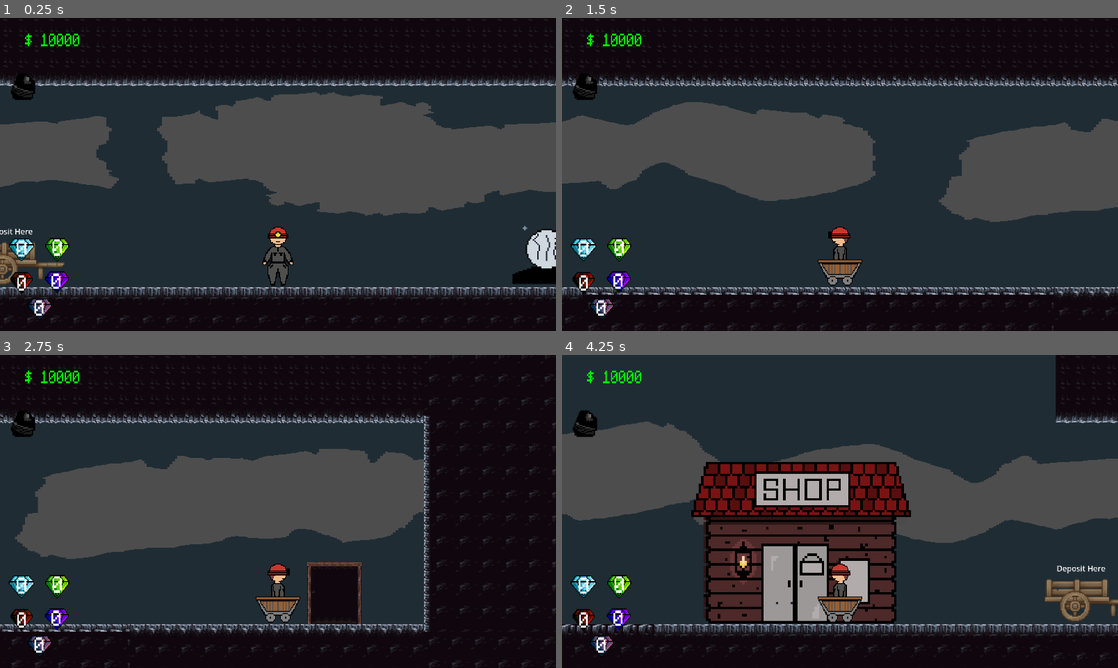
Above: before the commit, frames 1-4 (two rows, left to right).
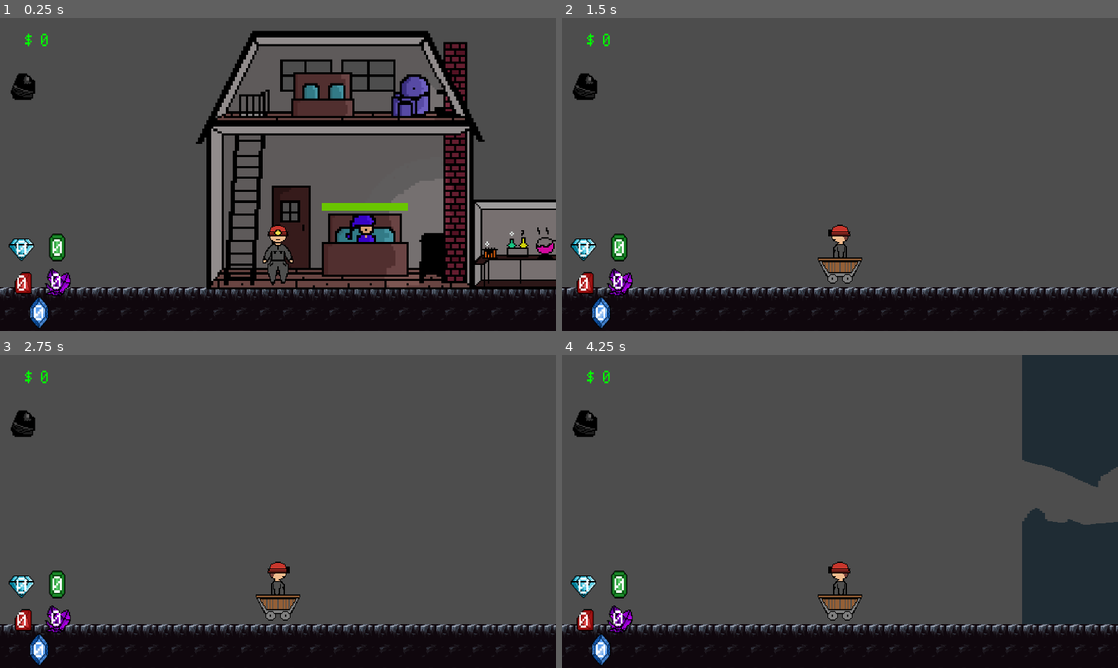
Above: after the commit, the same moments.

Repository: Jrees98/Pirate_Jam_15
Game: Godot game, scene res://Scenes/main.tscn
Same seed, same stepped clock (60 frames per second), same inputs: the game is played once before the commit and once after it. The project has no main scene, so this scene is started directly.
Inputs (mouse positions are in pixels of both pictures, inside the frame that each line leads up to):
- Up to frame 1 (0.25 s): no input
- Up to frame 2 (1.5 s): move the mouse to (1106, 255) at 0.52 s; hold D (move_right) 0.53-1.28 s; hold M (minecart) 0.53-1.28 s; move the mouse to (728, 190) at 1.27 s; hold A (move_left) from 1.28 s (still down); tap E (interact) at 1.35 s
- Up to frame 3 (2.75 s): tap M (minecart) at 1.55 s; move the mouse to (333, 442) at 2.02 s; release A (move_left) at 2.03 s; hold D (move_right) from 2.03 s (still down); hold M (minecart) from 2.03 s (still down)
- Up to frame 4 (4.25 s): move the mouse to (812, 574) at 2.77 s; release M (minecart) at 2.78 s; tap M (minecart) at 2.85, 3.8 s; move the mouse to (1006, 558) at 3.52 s; release D (move_right) at 3.53 s; hold A (move_left) from 3.53 s (still down); hold E (interact) from 3.53 s (still down)

The runs differ from the first frame. In frame 1, 69% of the frame differs, in the area x 0-100%, y 0-100%; in frame 2, 66%; in frame 3, 68%; in frame 4, 65%.
Error before the commit: Attempt to call function 'show' in base 'null instance' on a null instance. (res://Scripts/mining_node.gd:25)

Commit message:
add gem sprites, dads health bar

Diff:
--- a/Global.gd
+++ b/Global.gd
@@ -18,13 +18,13 @@
 var mine_time : float
 # Called when the node enters the scene tree for the first time.
 func _ready():
-	blue_gem_chance = 5
+	blue_gem_chance = 20
 	coal_chance = 1
 
 	gem_price = 5
 	coal_price = 2
 
-	total_coins = 10000
+	total_coins = 0
 
 	personal_inventory_size = 0
 	move_speed = 300
--- /dev/null
+++ b/Scenes/alchemist.gd
@@ -0,0 +1,5 @@
+extends Area2D
+
+
+func _on_body_entered(body):
+	print("hello")
--- a/Scenes/alchemist.tscn
+++ b/Scenes/alchemist.tscn
@@ -1,15 +1,85 @@
-[gd_scene load_steps=3 format=3 uid="uid://cn65df43la0dm"]
+[gd_scene load_steps=12 format=3 uid="uid://cn65df43la0dm"]
 
-[ext_resource type="Texture2D" uid="uid://de0s675bspt0m" path="res://Assets/Untitled 13.png" id="1_4rokn"]
+[ext_resource type="Texture2D" uid="uid://daff0g277dbso" path="res://Assets/Untitled 22.png" id="1_17htp"]
+[ext_resource type="Script" path="res://Scenes/alchemist.gd" id="1_b7g03"]
+[ext_resource type="Texture2D" uid="uid://dpwqtlwwx40im" path="res://Assets/UI_Flat_Frame_02_Standard.png" id="2_ytyaj"]
 
-[sub_resource type="CapsuleShape2D" id="CapsuleShape2D_ckxys"]
-height = 60.0
+[sub_resource type="AtlasTexture" id="AtlasTexture_1qv2i"]
+atlas = ExtResource("1_17htp")
+region = Rect2(0, 0, 160, 144)
+
+[sub_resource type="AtlasTexture" id="AtlasTexture_72qi6"]
+atlas = ExtResource("1_17htp")
+region = Rect2(160, 0, 160, 144)
+
+[sub_resource type="AtlasTexture" id="AtlasTexture_jdf3u"]
+atlas = ExtResource("1_17htp")
+region = Rect2(320, 0, 160, 144)
+
+[sub_resource type="AtlasTexture" id="AtlasTexture_7137j"]
+atlas = ExtResource("1_17htp")
+region = Rect2(480, 0, 160, 144)
+
+[sub_resource type="AtlasTexture" id="AtlasTexture_h6851"]
+atlas = ExtResource("1_17htp")
+region = Rect2(640, 0, 160, 144)
+
+[sub_resource type="SpriteFrames" id="SpriteFrames_506gj"]
+animations = [{
+"frames": [{
+"duration": 1.0,
+"texture": SubResource("AtlasTexture_1qv2i")
+}, {
+"duration": 1.0,
+"texture": SubResource("AtlasTexture_72qi6")
+}, {
+"duration": 1.0,
+"texture": SubResource("AtlasTexture_jdf3u")
+}, {
+"duration": 1.0,
+"texture": SubResource("AtlasTexture_7137j")
+}, {
+"duration": 1.0,
+"texture": SubResource("AtlasTexture_h6851")
+}],
+"loop": true,
+"name": &"default",
+"speed": 3.0
+}]
+
+[sub_resource type="RectangleShape2D" id="RectangleShape2D_ykcnq"]
+size = Vector2(57.5, 42)
+
+[sub_resource type="StyleBoxEmpty" id="StyleBoxEmpty_y23b2"]
 
 [node name="Alchemist" type="Area2D"]
+collision_layer = 0
+collision_mask = 2
+script = ExtResource("1_b7g03")
 
-[node name="Sprite2D" type="Sprite2D" parent="."]
-texture = ExtResource("1_4rokn")
+[node name="AnimatedSprite2D" type="AnimatedSprite2D" parent="."]
+sprite_frames = SubResource("SpriteFrames_506gj")
+autoplay = "default"
+frame_progress = 0.802142
 
 [node name="CollisionShape2D" type="CollisionShape2D" parent="."]
-position = Vector2(-1, -1)
-shape = SubResource("CapsuleShape2D_ckxys")
+position = Vector2(-5, 33)
+shape = SubResource("RectangleShape2D_ykcnq")
+
+[node name="CanvasLayer" type="CanvasLayer" parent="."]
+visible = false
+
+[node name="Panel" type="Panel" parent="CanvasLayer"]
+anchors_preset = 15
+anchor_right = 1.0
+anchor_bottom = 1.0
+grow_horizontal = 2
+grow_vertical = 2
+theme_override_styles/panel = SubResource("StyleBoxEmpty_y23b2")
+
+[node name="Background" type="Sprite2D" parent="CanvasLayer/Panel"]
+position = Vector2(1139, 621)
+scale = Vector2(18.5052, 11.1875)
+texture = ExtResource("2_ytyaj")
+
+[connection signal="body_entered" from="." to="." method="_on_body_entered"]
--- /dev/null
+++ b/Scenes/dragn_drop.gd
@@ -0,0 +1,24 @@
+extends TextureRect
+
+
+# Called when the node enters the scene tree for the first time.
+func _get_drag_data(at_position):
+
+	var preview_texture = TextureRect.new()
+
+	preview_texture.texture = texture
+	preview_texture.expand_mode = 1
+	preview_texture.size = Vector2(30,30)
+
+	var preview = Control.new()
+	preview.add_child(preview_texture)
+
+	set_drag_preview(preview_texture)
+	texture = null
+	return preview_texture.texture
+
+func _can_drop_data(_pos, data):
+	return data is Texture2D
+
+func _drop_data(_pos, data):
+	texture = data
--- /dev/null
+++ b/Scenes/dragn_drop.tscn
@@ -0,0 +1,17 @@
+[gd_scene load_steps=2 format=3 uid="uid://cs2hon1qqdt5c"]
+
+[ext_resource type="Script" path="res://Scenes/dragn_drop.gd" id="1_hxamj"]
+
+[node name="DragnDrop" type="TextureRect"]
+custom_minimum_size = Vector2(50, 50)
+offset_right = 40.0
+offset_bottom = 40.0
+expand_mode = 1
+script = ExtResource("1_hxamj")
+
+[node name="Panel" type="Panel" parent="."]
+show_behind_parent = true
+layout_mode = 0
+offset_right = 40.0
+offset_bottom = 40.0
+mouse_filter = 2
--- a/Scenes/main.tscn
+++ b/Scenes/main.tscn
@@ -7,13 +7,20 @@
 [ext_resource type="PackedScene" uid="uid://mgsbjpqmcp7e" path="res://Scenes/wagon.tscn" id="5_xqjqi"]
 [ext_resource type="PackedScene" uid="uid://ot2mpv1d6pvq" path="res://Scenes/shop.tscn" id="6_tlerc"]
 [ext_resource type="PackedScene" uid="uid://cn65df43la0dm" path="res://Scenes/alchemist.tscn" id="7_r5ovd"]
+[ext_resource type="Texture2D" uid="uid://d0g2af01u8a53" path="res://Assets/Untitled 17.png" id="8_mj3ho"]
+
+[sub_resource type="StyleBoxFlat" id="StyleBoxFlat_b0lol"]
+bg_color = Color(0.964706, 0, 0, 1)
+
+[sub_resource type="StyleBoxFlat" id="StyleBoxFlat_kjx02"]
+bg_color = Color(0.411765, 0.772549, 0, 1)
 
 [node name="Main" type="Node2D"]
 position = Vector2(1, 0)
 script = ExtResource("1_q3ypa")
 
 [node name="Player" parent="." instance=ExtResource("2_sw14p")]
-position = Vector2(-649, 292)
+position = Vector2(-5755, 288)
 
 [node name="MiningNode" parent="." instance=ExtResource("4_c3t3l")]
 position = Vector2(-91, 281)
@@ -28,8 +35,32 @@
 scale = Vector2(5, 5)
 
 [node name="Alchemist" parent="." instance=ExtResource("7_r5ovd")]
-position = Vector2(-3258, 208)
-scale = Vector2(5, 5)
+position = Vector2(-5194, 199)
+scale = Vector2(3, 3)
+
+[node name="House" type="Sprite2D" parent="."]
+position = Vector2(-5624, 90)
+scale = Vector2(4.5, 4.5)
+texture = ExtResource("8_mj3ho")
+
+[node name="VBoxContainer" type="VBoxContainer" parent="House"]
+offset_left = -8.88889
+offset_top = 21.3333
+offset_right = 31.1111
+offset_bottom = 61.3333
+scale = Vector2(1.01964, 0.150207)
+
+[node name="DadsHealthBar" type="ProgressBar" parent="House/VBoxContainer"]
+custom_minimum_size = Vector2(15, 25)
+layout_mode = 2
+theme_override_styles/background = SubResource("StyleBoxFlat_b0lol")
+theme_override_styles/fill = SubResource("StyleBoxFlat_kjx02")
+value = 50.0
+show_percentage = false
+
+[node name="Timer" type="Timer" parent="House"]
+autostart = true
 
 [connection signal="change_area" from="TileMap" to="." method="_on_tile_map_change_area"]
 [connection signal="wagon_entered" from="Wagon" to="." method="_on_wagon_wagon_entered"]
+[connection signal="timeout" from="House/Timer" to="." method="_on_timer_timeout"]
--- a/Scenes/player.tscn
+++ b/Scenes/player.tscn
@@ -7,6 +7,10 @@
 [ext_resource type="Texture2D" uid="uid://j28m3o15p3kr" path="res://Assets/Miner 2.png" id="4_b7qrj"]
 [ext_resource type="Texture2D" uid="uid://bv3x5wicyrss5" path="res://Assets/gems.png" id="4_njvkg"]
 [ext_resource type="FontFile" uid="uid://b2k23t8adqnf7" path="res://Assets/monogram.ttf" id="5_nfwr5"]
+[ext_resource type="Texture2D" uid="uid://bfpoipcw1glka" path="res://Assets/Untitled 15.png" id="8_xhd1y"]
+[ext_resource type="Texture2D" uid="uid://b157jm05irlvi" path="res://Assets/Untitled 14.png" id="9_rhwn0"]
+[ext_resource type="Texture2D" uid="uid://s4ufnhdi0b5q" path="res://Assets/Untitled 19.png" id="10_5xfsj"]
+[ext_resource type="Texture2D" uid="uid://pdom4vs0mqf6" path="res://Assets/Untitled 20.png" id="11_vpsep"]
 
 [sub_resource type="AtlasTexture" id="AtlasTexture_qdtek"]
 atlas = ExtResource("4_b7qrj")
@@ -144,10 +148,9 @@
 text = "0"
 
 [node name="RedGemSprite2" type="Sprite2D" parent="RockNodeUI/HBoxContainer"]
-self_modulate = Color(1, 0.0823529, 0, 1)
 position = Vector2(89, 32)
 scale = Vector2(3.53039, 4.54533)
-texture = ExtResource("4_njvkg")
+texture = ExtResource("8_xhd1y")
 
 [node name="GemQuantity" type="Label" parent="RockNodeUI/HBoxContainer/RedGemSprite2"]
 offset_left = -4.93619
@@ -159,10 +162,9 @@
 text = "0"
 
 [node name="GreenGemSprite3" type="Sprite2D" parent="RockNodeUI/HBoxContainer"]
-self_modulate = Color(1, 1, 0, 1)
 position = Vector2(237, -106)
 scale = Vector2(3.835, 4.85157)
-texture = ExtResource("4_njvkg")
+texture = ExtResource("9_rhwn0")
 
 [node name="GemQuantity" type="Label" parent="RockNodeUI/HBoxContainer/GreenGemSprite3"]
 offset_left = -4.86713
@@ -177,7 +179,7 @@
 self_modulate = Color(1, 0, 1, 1)
 position = Vector2(236, 29)
 scale = Vector2(3.80673, 4.45425)
-texture = ExtResource("4_njvkg")
+texture = ExtResource("10_5xfsj")
 
 [node name="GemQuantity" type="Label" parent="RockNodeUI/HBoxContainer/PurpleGemSprite4"]
 offset_left = -6.48174
@@ -189,10 +191,9 @@
 text = "0"
 
 [node name="WhiteGemSprite5" type="Sprite2D" parent="RockNodeUI/HBoxContainer"]
-self_modulate = Color(1, 0.368627, 0.529412, 1)
-position = Vector2(165, 140)
+position = Vector2(164, 159)
 scale = Vector2(3.80673, 4.45425)
-texture = ExtResource("4_njvkg")
+texture = ExtResource("11_vpsep")
 
 [node name="GemQuantity" type="Label" parent="RockNodeUI/HBoxContainer/WhiteGemSprite5"]
 offset_left = -6.48174
--- a/Scripts/main.gd
+++ b/Scripts/main.gd
@@ -3,7 +3,7 @@
 
 # Called when the node enters the scene tree for the first time.
 func _ready():
-	pass # Replace with function body.
+	$House/VBoxContainer/DadsHealthBar.value = 100
 
 
 # Called every frame. 'delta' is the elapsed time since the previous frame.
@@ -16,3 +16,16 @@
 func _on_wagon_wagon_entered():
 	Global.total_coins = Global.total_coins + (Global.total_coal * Global.coal_price)
 	Global.total_coal = 0
+
+func decrease_dad_health():
+	$House/VBoxContainer/DadsHealthBar.value -= 10
+
+func _on_timer_timeout():
+	if $House/VBoxContainer/DadsHealthBar.value > 0:
+		decrease_dad_health()
+	else:
+		end_game()
+		$House/Timer.stop()
+
+func end_game():
+	print("Game Over")
--- a/Scripts/mining_node.gd
+++ b/Scripts/mining_node.gd
@@ -9,7 +9,6 @@
 # Called when the node enters the scene tree for the first time.
 func _ready():
 	root = get_tree().root.get_child(1)
-	print_tree()
 	interact_label = root.get_node("Player/RockNodeUI/InteractLabel")
 	$MiningCoolDown.wait_time = Global.mine_time
 
@@ -51,10 +50,10 @@
 
 func gem_chance():
 	var number = rng.randi_range(1,Global.blue_gem_chance)
-	var greenNumber = rng.randi_range(1, 10)
-	var purpleNumber = rng.randi_range(1,50)
-	var redNumber = rng.randi_range(1,20)
-	var whiteNumber = rng.randi_range(1,100)
+	var greenNumber = rng.randi_range(1, 50)
+	var purpleNumber = rng.randi_range(1,100)
+	var redNumber = rng.randi_range(1,200)
+	var whiteNumber = rng.randi_range(1,500)
 
 
 	if number == 1:
--- a/Scripts/player.gd
+++ b/Scripts/player.gd
@@ -40,7 +40,7 @@
 	if Input.is_action_pressed("minecart"):
 		$AnimatedSprite2D.play("minecart")
 		in_minecart = true
-		Global.move_speed = 5000
+		Global.move_speed = 3000
 
 
 
Binary file added: Assets/Untitled 14.png
Not shown, added: Assets/Untitled 14.png.import
Binary file added: Assets/Untitled 15.png
Not shown, added: Assets/Untitled 15.png.import
Binary file added: Assets/Untitled 17.png
Not shown, added: Assets/Untitled 17.png.import
Binary file added: Assets/Untitled 18.png
Not shown, added: Assets/Untitled 18.png.import
Binary file added: Assets/Untitled 19.png
Not shown, added: Assets/Untitled 19.png.import
Binary file added: Assets/Untitled 20.png
Not shown, added: Assets/Untitled 20.png.import
(and 4 more such lines)
